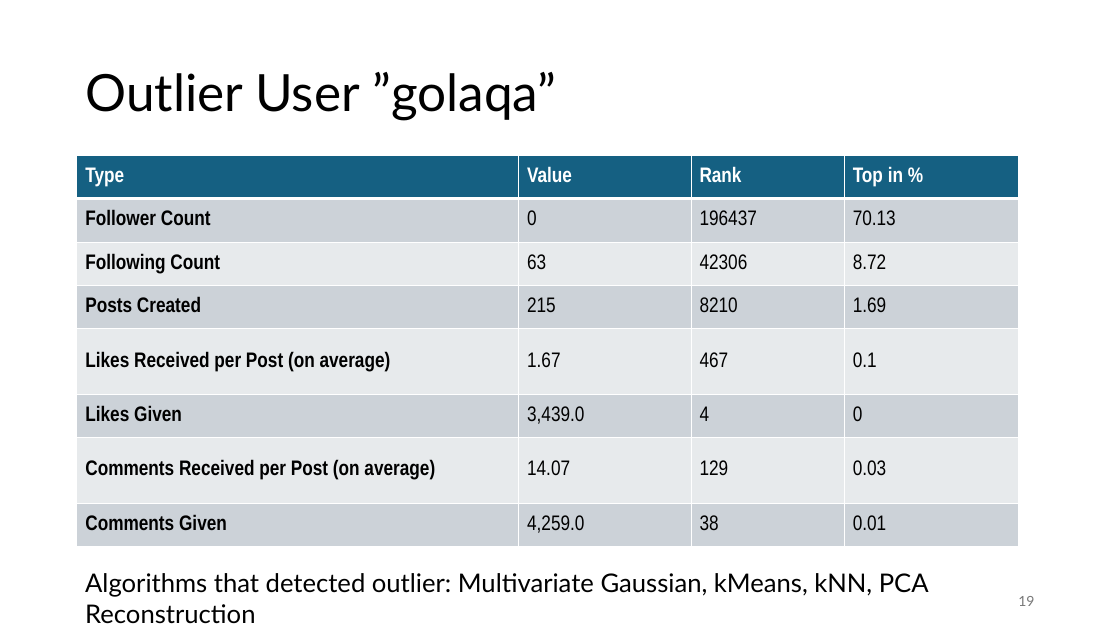
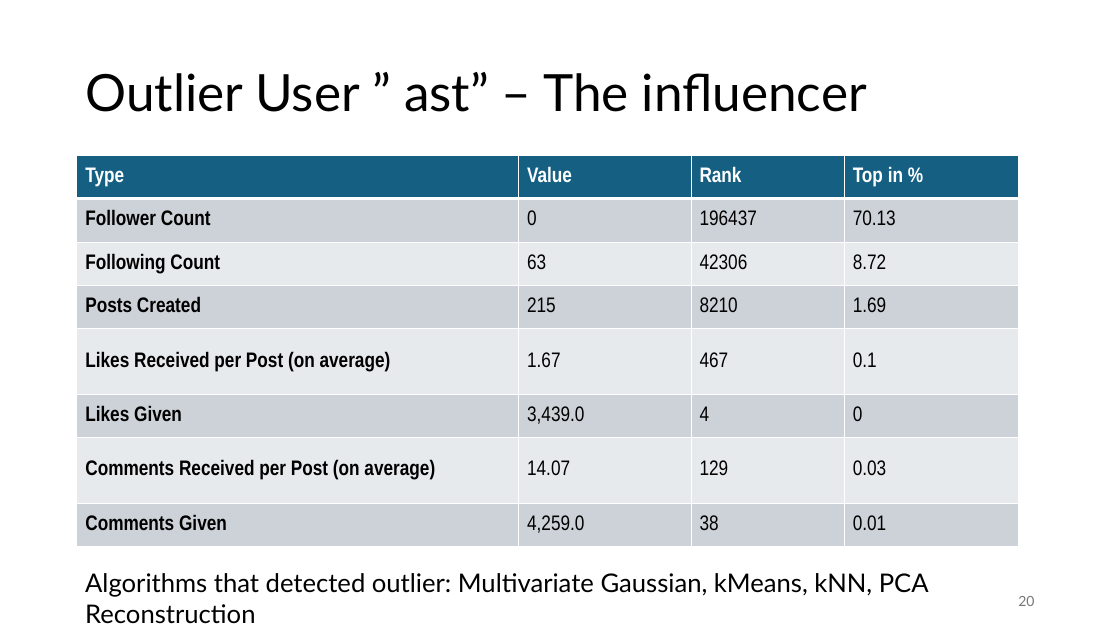
Before and after one commit to jonas-blum/data-mining-1, a slide deck: slide 20 of project/project-presentation-group51.pptx (slide 19 before the commit). Drawn at 1120x630 pixels with LibreOffice and Linux fonts; fonts in the diff are those of the drawing. Boxes give left, top, right and bottom in pixels: in the first picture for what was removed or moved away, otherwise in the second. Text is boxed around its words. In the diff, an @@ line names an element or a change of style, - is before the commit and + after.

```diff
--- a/project/project-presentation-group51.pptx
+++ b/project/project-presentation-group51.pptx
@@ title at (x1=85, y1=72, x2=867, y2=112): text changed @@
-Outlier User ”golaqa”
+Outlier User ” ast” – The influencer
@@ page number at (x1=1018, y1=596, x2=1034, y2=606): text changed @@
-19
+20
```
Also in this commit, not shown: 2 other slides changed, 2 other files.
